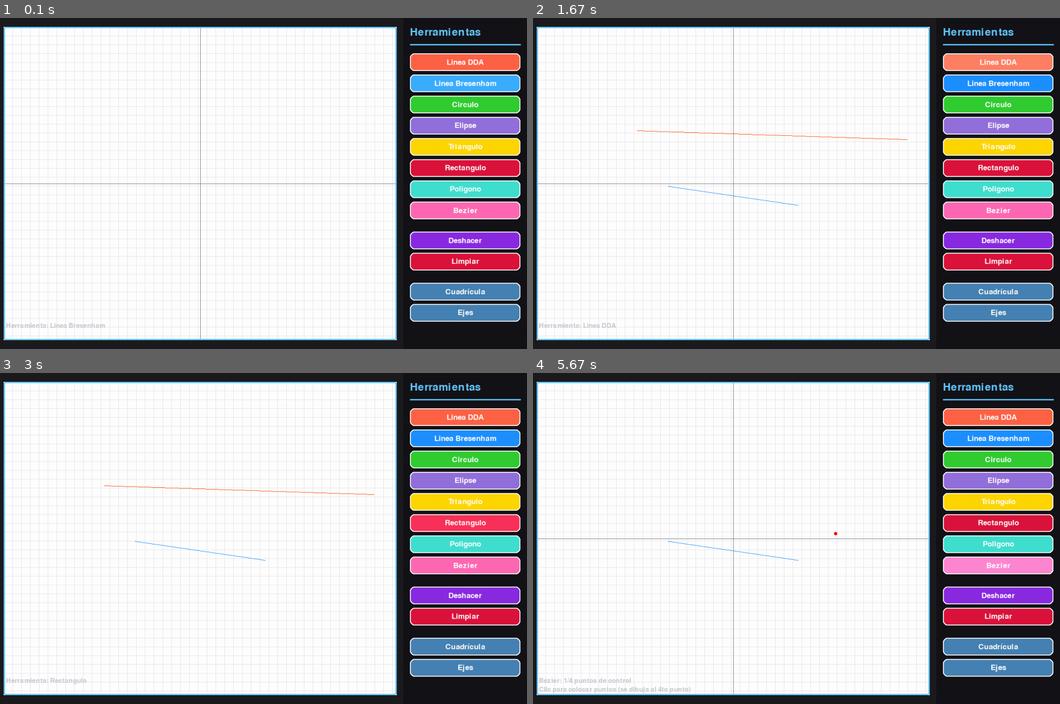
Above: before the commit, frames 1-4 (two rows, left to right).
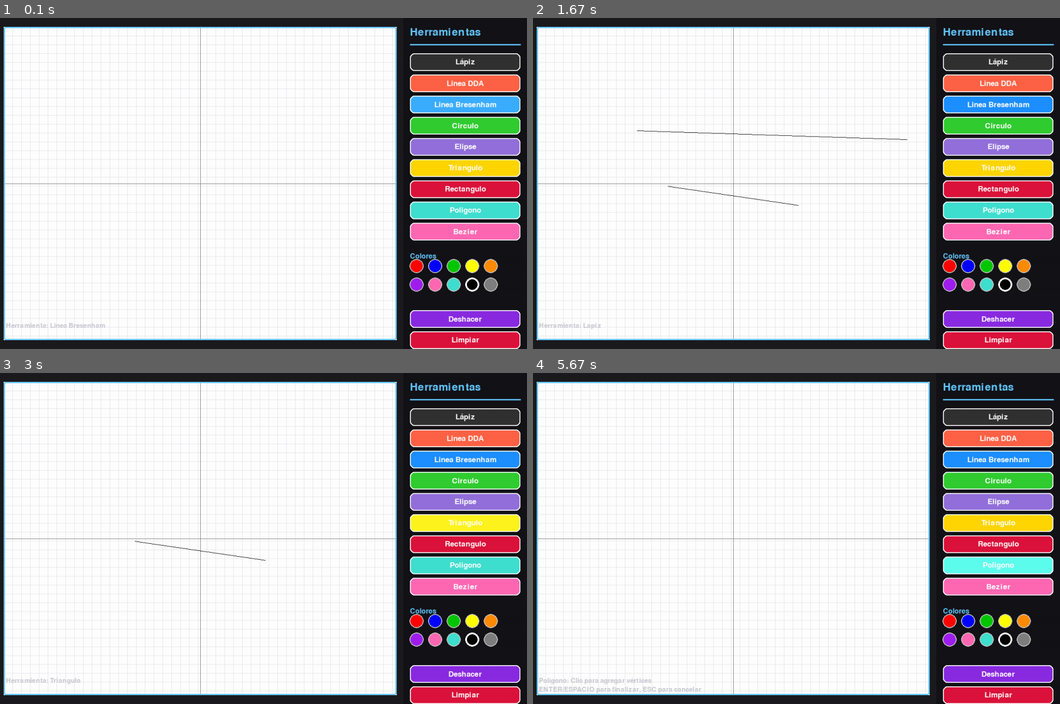
Above: after the commit, the same moments.

Repository: juanjore0/ComputacionGrafica
Game: pygame game, started from graficador/graficador.py
Two runs of this game, one before a commit and one after it. Both use one fixed random seed, a clock stepped at 60 frames per second and the inputs below.
Inputs (mouse positions are in pixels of both pictures, inside the frame that each line leads up to):
- Up to frame 1 (0.1 s): no input
- Up to frame 2 (1.67 s): press the mouse at (796, 206) at 0.37 s; move the mouse to (733, 196) at 0.47 s; release the mouse at (670, 186) at 0.6 s; press the mouse at (996, 61) at 0.7 s; move the mouse to (807, 64) at 0.8 s; release the mouse at (617, 67) at 0.93 s; click (907, 140) at 1.05 s; press the mouse at (907, 140) at 1.37 s; move the mouse to (770, 133) at 1.47 s; release the mouse at (638, 130) at 1.6 s
- Up to frame 3 (3 s): press the mouse at (463, 521) at 1.7 s; move the mouse to (458, 561) at 1.8 s; release the mouse at (447, 604) at 1.93 s; press the mouse at (463, 459) at 2.03 s; move the mouse to (389, 449) at 2.13 s; release the mouse at (321, 442) at 2.27 s; press the mouse at (463, 674) at 2.37 s; move the mouse to (305, 574) at 2.47 s; release the mouse at (147, 475) at 2.6 s; press the mouse at (463, 521) at 2.7 s; move the mouse to (353, 588) at 2.8 s; release the mouse at (242, 654) at 2.93 s
- Up to frame 4 (5.67 s): press the mouse at (996, 588) at 3.03 s; move the mouse to (933, 548) at 3.13 s; release the mouse at (870, 508) at 3.27 s; click (612, 439) at 3.38 s; press the mouse at (996, 545) at 3.7 s; move the mouse to (843, 485) at 3.8 s; release the mouse at (696, 422) at 3.93 s; press the mouse at (996, 674) at 4.03 s; move the mouse to (980, 601) at 4.13 s; release the mouse at (965, 531) at 4.27 s; press the mouse at (996, 521) at 4.37 s; move the mouse to (975, 561) at 4.47 s; release the mouse at (954, 598) at 4.6 s; press the mouse at (996, 416) at 4.7 s; move the mouse to (912, 492) at 4.8 s; release the mouse at (828, 564) at 4.93 s; press the mouse at (996, 564) at 5.03 s; move the mouse to (965, 498) at 5.13 s; release the mouse at (933, 432) at 5.27 s; click (833, 535) at 5.38 s

The runs differ from the first frame. In frame 1, 15% of the frame differs, in the area x 77-99%, y 10-100%; in frame 2, 15%; in frame 3, 15%, in the area x 0-99%, y 3-100%; in frame 4, 15%.

Commit message:
Se implemento la opcion de elegir color y se implemento la opcion de dibujar a mano alzada

Diff:
--- a/graficador/graficador.py
+++ b/graficador/graficador.py
@@ -22,16 +22,31 @@
 COLOR_GRID = (230, 230, 235)
 COLOR_AXES = (120, 120, 120)
 
-# Colores por tipo de figura
+# Paleta de colores disponibles
+PALETA_COLORES = [
+    ("Rojo", (255, 0, 0)),
+    ("Azul", (0, 0, 255)),
+    ("Verde", (0, 200, 0)),
+    ("Amarillo", (255, 255, 0)),
+    ("Naranja", (255, 140, 0)),
+    ("Púrpura", (160, 32, 240)),
+    ("Rosa", (255, 105, 180)),
+    ("Turquesa", (64, 224, 208)),
+    ("Negro", (0, 0, 0)),
+    ("Gris", (128, 128, 128))
+]
+
+# Colores por tipo de figura (por defecto)
 COLORES_FIGURAS = {
-    "Linea_DDA": (255, 69, 0),        # Naranja rojizo
-    "Linea_Bresenham": (30, 144, 255),  # Azul
-    "Circulo": (34, 139, 34),          # Verde
-    "Elipse": (147, 112, 219),         # Púrpura
-    "Triangulo": (255, 215, 0),        # Dorado
-    "Rectangulo": (220, 20, 60),       # Carmesí
-    "Poligono": (64, 224, 208),        # Turquesa
-    "Bezier": (255, 105, 180)          # Rosa
+    "Linea_DDA": (255, 69, 0),
+    "Linea_Bresenham": (30, 144, 255),
+    "Circulo": (34, 139, 34),
+    "Elipse": (147, 112, 219),
+    "Triangulo": (255, 215, 0),
+    "Rectangulo": (220, 20, 60),
+    "Poligono": (64, 224, 208),
+    "Bezier": (255, 105, 180),
+    "Lapiz": (0, 0, 0)
 }
 
 # -----------------------------
@@ -69,6 +84,46 @@
                 return True
         return False
 
+
+# -----------------------------
+# Clase BotonColor (selector circular)
+# -----------------------------
+class BotonColor:
+    def __init__(self, x, y, radio, color, on_click=None):
+        self.x = x
+        self.y = y
+        self.radio = radio
+        self.color = color
+        self.on_click = on_click
+        self.hover = False
+        self.activo = False
+
+    def draw(self, surface):
+        # Círculo de color
+        pygame.draw.circle(surface, self.color, (self.x, self.y), self.radio)
+
+        # Borde
+        borde_color = (255, 255, 255) if self.activo else (200, 200, 200)
+        borde_width = 4 if self.activo else 2
+        pygame.draw.circle(surface, borde_color, (self.x, self.y), self.radio, borde_width)
+
+        # Efecto hover
+        if self.hover and not self.activo:
+            pygame.draw.circle(surface, (255, 255, 100), (self.x, self.y), self.radio + 3, 2)
+
+    def handle(self, events):
+        mouse_pos = pygame.mouse.get_pos()
+        dist = math.hypot(mouse_pos[0] - self.x, mouse_pos[1] - self.y)
+        self.hover = dist <= self.radio
+
+        for e in events:
+            if e.type == pygame.MOUSEBUTTONDOWN and e.button == 1 and self.hover:
+                if self.on_click:
+                    self.on_click()
+                return True
+        return False
+
+
 # -----------------------------
 # Utilidades de dibujo
 # -----------------------------
@@ -82,16 +137,16 @@
         puntos = linea_bresenham(0, y, w-1, y)
         dibujar_puntos(surface, puntos, color)
 
+
 def draw_axes(surface, color=COLOR_AXES):
     """Dibuja ejes usando líneas Bresenham"""
     w, h = surface.get_size()
     cx, cy = w // 2, h // 2
-    # Eje X
     puntos_x = linea_bresenham(0, cy, w-1, cy)
     dibujar_puntos(surface, puntos_x, color)
-    # Eje Y
     puntos_y = linea_bresenham(cx, 0, cx, h-1)
     dibujar_puntos(surface, puntos_y, color)
+
 
 # -----------------------------
 # App Graficador
@@ -99,7 +154,7 @@
 class GraficadorApp:
     def __init__(self):
         self.screen = pygame.display.set_mode((ANCHO, ALTO))
-        pygame.display.set_caption(" Graficador 2D ")
+        pygame.display.set_caption("🎨 Graficador 2D")
         self.clock = pygame.time.Clock()
         self.font_title = pygame.font.Font(None, 36)
         self.font_subtitle = pygame.font.Font(None, 24)
@@ -114,13 +169,18 @@
 
         # Estado
         self.herramienta = "Linea_Bresenham"
+        self.color_actual = (0, 0, 0)  # Color seleccionado
         self.mostrando_grid = True
         self.mostrando_ejes = True
         self.dibujando = False
-        self.puntos_temp = []  # Para figuras que requieren múltiples puntos
+        self.puntos_temp = []
         self.figuras = []
 
-        # Estado especial para polígonos y Bézier
+        # Estado para lápiz (dibujo a mano alzada)
+        self.modo_lapiz = False
+        self.puntos_lapiz = []
+
+        # Estado para polígonos y Bézier
         self.modo_poligono = False
         self.vertices_poligono = []
         self.modo_bezier = False
@@ -128,6 +188,7 @@
 
         self.limpiar_canvas()
         self.botones = []
+        self.botones_color = []
         self._crear_botones()
 
     def limpiar_canvas(self):
@@ -157,8 +218,9 @@
                         b.activo = (b.texto == nombre.replace('_', ' '))
             return _cb
 
-        # Herramientas con colores personalizados - VALORES CORREGIDOS
+        # Herramientas con colores personalizados
         herramientas = [
+            ("Lápiz", "Lapiz", (50, 50, 50), (80, 80, 80)),
             ("Linea DDA", "Linea_DDA", (255, 99, 71), (255, 129, 101)),
             ("Linea Bresenham", "Linea_Bresenham", (30, 144, 255), (60, 174, 255)),
             ("Circulo", "Circulo", (50, 205, 50), (80, 235, 80)),
@@ -179,8 +241,38 @@
                 btn.activo = True
             self.botones.append(btn)
 
-        # Botones de acción
-        y_acc = y + len(herramientas)*(h+sep) + 20
+        # --- BOTONES DE COLOR (ANTES DE LAS ACCIONES) ---
+        y_colores = y + len(herramientas)*(h+sep) + 20
+
+        # Título de sección
+        self.y_titulo_colores = y_colores
+
+        # Crear botones circulares de color
+        radio = 16
+        margen = 10
+        cols = 5
+        x_inicio = x + 15
+
+        def set_color(color):
+            def _cb():
+                self.color_actual = color
+                for bc in self.botones_color:
+                    bc.activo = (bc.color == color)
+            return _cb
+
+        for i, (nombre, color) in enumerate(PALETA_COLORES):
+            fila = i // cols
+            col = i % cols
+            bx = x_inicio + col * (radio * 2 + margen)
+            by = y_colores + 30 + fila * (radio * 2 + margen)
+
+            btn_color = BotonColor(bx, by, radio, color, on_click=set_color(color))
+            if color == self.color_actual:
+                btn_color.activo = True
+            self.botones_color.append(btn_color)
+
+        # Botones de acción (DESPUÉS DE LOS COLORES)
+        y_acc = y_colores + 130
 
         b_deshacer = Boton(x, y_acc, w, h, "Deshacer",
                         on_click=self.deshacer,
@@ -192,7 +284,7 @@
                         color=(220, 20, 60),
                         color_hover=(250, 50, 90))
 
-        y_toggle = y_acc + 2*(h+sep) + 20
+        y_toggle = y_acc + 2*(h+sep) + 10
 
         b_grid = Boton(x, y_toggle, w, h, "Cuadrícula",
                     on_click=self.toggle_grid,
@@ -206,13 +298,14 @@
 
         self.botones.extend([b_deshacer, b_limpiar, b_grid, b_axes])
 
-
     def cancelar_modos_especiales(self):
-        """Cancela modos de polígono y Bézier"""
+        """Cancela modos de polígono, Bézier y lápiz"""
         self.modo_poligono = False
         self.vertices_poligono = []
         self.modo_bezier = False
         self.puntos_bezier = []
+        self.modo_lapiz = False
+        self.puntos_lapiz = []
         self.puntos_temp = []
 
     def deshacer(self):
@@ -239,7 +332,7 @@
             if e.type == pygame.QUIT:
                 return False
 
-            # Manejo de teclado para finalizar polígonos
+            # Manejo de teclado
             if e.type == pygame.KEYDOWN:
                 if e.key == pygame.K_RETURN or e.key == pygame.K_SPACE:
                     if self.modo_poligono and len(self.vertices_poligono) >= 3:
@@ -255,8 +348,13 @@
                     mx = e.pos[0] - self.canvas_rect.x
                     my = e.pos[1] - self.canvas_rect.y
 
+                    # Modo LÁPIZ (dibujo a mano alzada)
+                    if self.herramienta == "Lapiz":
+                        self.modo_lapiz = True
+                        self.puntos_lapiz = [(mx, my)]
+
                     # Modo polígono
-                    if self.herramienta == "Poligono":
+                    elif self.herramienta == "Poligono":
                         self.modo_poligono = True
                         self.vertices_poligono.append((mx, my))
 
@@ -273,7 +371,16 @@
                         self.puntos_temp = [(mx, my)]
 
             elif e.type == pygame.MOUSEMOTION:
-                if self.dibujando and len(self.puntos_temp) > 0:
+                # Modo lápiz: capturar movimiento mientras se mantiene presionado
+                if self.modo_lapiz and self.canvas_rect.collidepoint(e.pos):
+                    mx = e.pos[0] - self.canvas_rect.x
+                    my = e.pos[1] - self.canvas_rect.y
+                    mx = max(0, min(self.canvas.get_width()-1, mx))
+                    my = max(0, min(self.canvas.get_height()-1, my))
+                    self.puntos_lapiz.append((mx, my))
+
+                # Preview para figuras normales
+                elif self.dibujando and len(self.puntos_temp) > 0:
                     mx = e.pos[0] - self.canvas_rect.x
                     my = e.pos[1] - self.canvas_rect.y
                     mx = max(0, min(self.canvas.get_width()-1, mx))
@@ -284,15 +391,25 @@
                         self.puntos_temp[1] = (mx, my)
 
             elif e.type == pygame.MOUSEBUTTONUP and e.button == 1:
+                # Finalizar dibujo con lápiz
+                if self.modo_lapiz:
+                    self._finalizar_lapiz()
+                    self.modo_lapiz = False
+
+                # Finalizar figura normal
                 if self.dibujando:
                     self.dibujando = False
                     if len(self.puntos_temp) == 2:
                         self._guardar_figura_normal()
                     self.puntos_temp = []
 
-        # Manejo de botones
+        # Manejo de botones de herramientas
         for b in self.botones:
             b.handle(eventos)
+
+        # Manejo de botones de color
+        for bc in self.botones_color:
+            bc.handle(eventos)
 
         return True
 
@@ -302,7 +419,7 @@
         figura = {
             "tipo": self.herramienta,
             "puntos": [p0, p1],
-            "color": COLORES_FIGURAS.get(self.herramienta, (0, 0, 0))
+            "color": self.color_actual
         }
         self.figuras.append(figura)
         self._dibujar_figura(self.canvas, figura)
@@ -313,7 +430,7 @@
             figura = {
                 "tipo": "Poligono",
                 "puntos": self.vertices_poligono.copy(),
-                "color": COLORES_FIGURAS["Poligono"]
+                "color": self.color_actual
             }
             self.figuras.append(figura)
             self._dibujar_figura(self.canvas, figura)
@@ -326,20 +443,40 @@
             figura = {
                 "tipo": "Bezier",
                 "puntos": self.puntos_bezier.copy(),
-                "color": COLORES_FIGURAS["Bezier"]
+                "color": self.color_actual
             }
             self.figuras.append(figura)
             self._dibujar_figura(self.canvas, figura)
         self.modo_bezier = False
         self.puntos_bezier = []
 
+    def _finalizar_lapiz(self):
+        """Finaliza y guarda un trazo a mano alzada"""
+        if len(self.puntos_lapiz) >= 2:
+            figura = {
+                "tipo": "Lapiz",
+                "puntos": self.puntos_lapiz.copy(),
+                "color": self.color_actual
+            }
+            self.figuras.append(figura)
+            self._dibujar_figura(self.canvas, figura)
+        self.puntos_lapiz = []
+
     def _dibujar_figura(self, surface, f):
         """Dibuja una figura usando algoritmos manuales"""
         tipo = f["tipo"]
         puntos_coords = f["puntos"]
         color = f["color"]
 
-        if tipo == "Linea_DDA" and len(puntos_coords) == 2:
+        if tipo == "Lapiz" and len(puntos_coords) >= 2:
+            # Dibujar líneas conectando todos los puntos del trazo
+            for i in range(len(puntos_coords) - 1):
+                p0 = puntos_coords[i]
+                p1 = puntos_coords[i + 1]
+                pts = linea_bresenham(p0[0], p0[1], p1[0], p1[1])
+                dibujar_puntos(surface, pts, color)
+
+        elif tipo == "Linea_DDA" and len(puntos_coords) == 2:
             p0, p1 = puntos_coords
             pts = linea_dda(p0[0], p0[1], p1[0], p1[1])
             dibujar_puntos(surface, pts, color)
@@ -366,7 +503,6 @@
 
         elif tipo == "Triangulo" and len(puntos_coords) == 2:
             p0, p1 = puntos_coords
-            # Triángulo equilátero aproximado
             cx = (p0[0] + p1[0]) // 2
             pts = triangulo(p0[0], p0[1], p1[0], p1[1], cx, p0[1] - abs(p1[0]-p0[0]))
             dibujar_puntos(surface, pts, color)
@@ -386,6 +522,15 @@
 
     def _dibujar_preview(self, surface):
         """Dibuja vista previa mientras se arrastra"""
+        # Preview de trazo a mano alzada
+        if self.modo_lapiz and len(self.puntos_lapiz) >= 2:
+            for i in range(len(self.puntos_lapiz) - 1):
+                p0 = self.puntos_lapiz[i]
+                p1 = self.puntos_lapiz[i + 1]
+                pts = linea_bresenham(p0[0], p0[1], p1[0], p1[1])
+                dibujar_puntos(surface, pts, self.color_actual)
+
+        # Preview de figuras normales
         if self.dibujando and len(self.puntos_temp) == 2:
             preview = {
                 "tipo": self.herramienta,
@@ -425,9 +570,17 @@
                            (ANCHO - ANCHO_PANEL + 15, 60),
                            (ANCHO - 15, 60), 3)
 
-            # Botones
+            # Botones de herramientas
             for b in self.botones:
                 b.draw(self.screen)
+
+            # Sección de colores
+            titulo_colores = self.font_subtitle.render("Colores", True, (100, 200, 255))
+            self.screen.blit(titulo_colores, (ANCHO - ANCHO_PANEL + 15, self.y_titulo_colores))
+
+            # Botones de color
+            for bc in self.botones_color:
+                bc.draw(self.screen)
 
             # Canvas con preview
             preview_surface = self.canvas.copy()
@@ -439,7 +592,10 @@
 
             # Instrucciones
             info_y = ALTO - 60
-            if self.modo_poligono:
+            if self.modo_lapiz:
+                txt1 = self.font_small.render("Lápiz: Mantén presionado y dibuja", True, (200, 200, 210))
+                self.screen.blit(txt1, (20, info_y))
+            elif self.modo_poligono:
                 txt1 = self.font_small.render("Polígono: Clic para agregar vértices", True, (200, 200, 210))
                 txt2 = self.font_small.render("ENTER/ESPACIO para finalizar, ESC para cancelar", True, (200, 200, 210))
                 self.screen.blit(txt1, (20, info_y))
@@ -458,6 +614,7 @@
 
         pygame.quit()
 
+
 # -----------------------------
 # Ejecutar
 # -----------------------------
